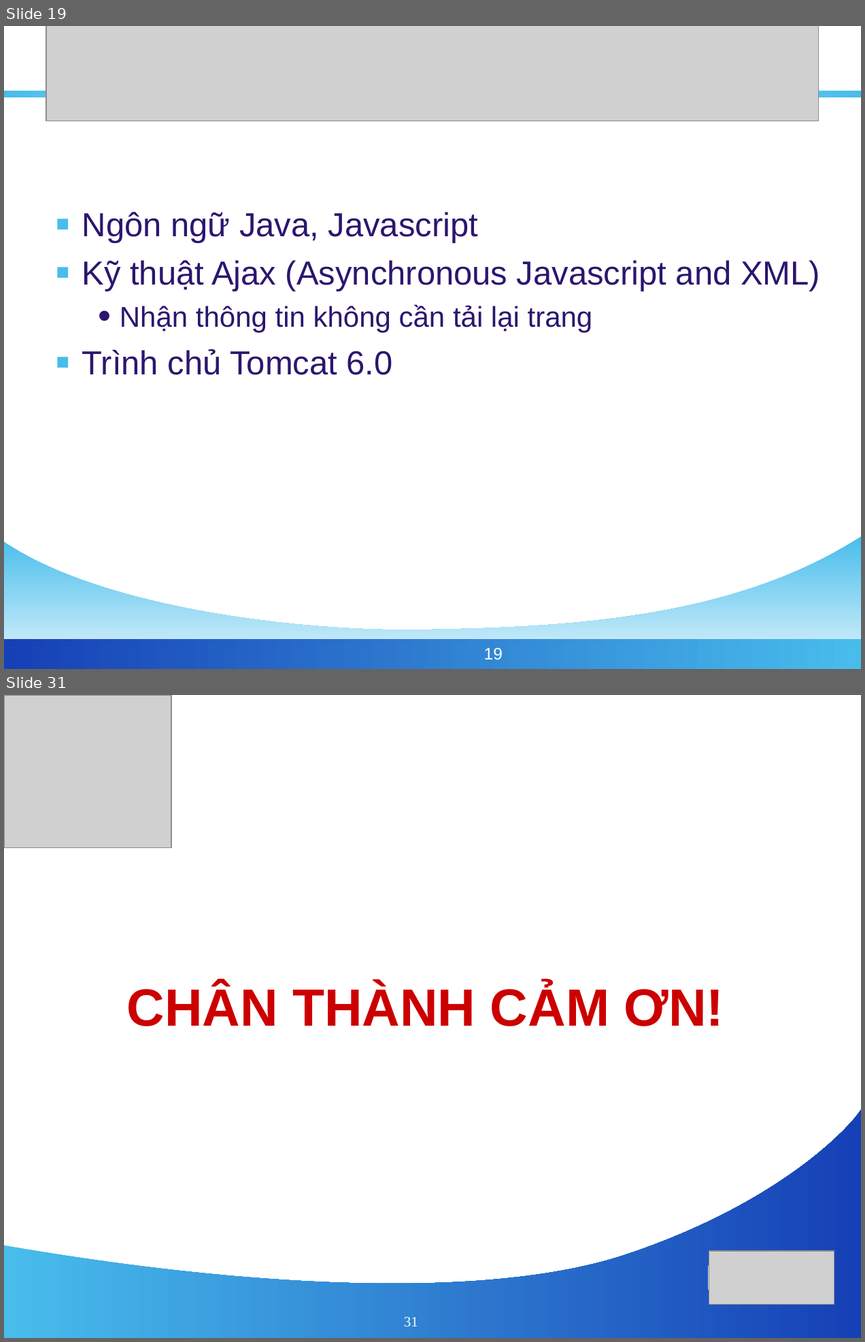
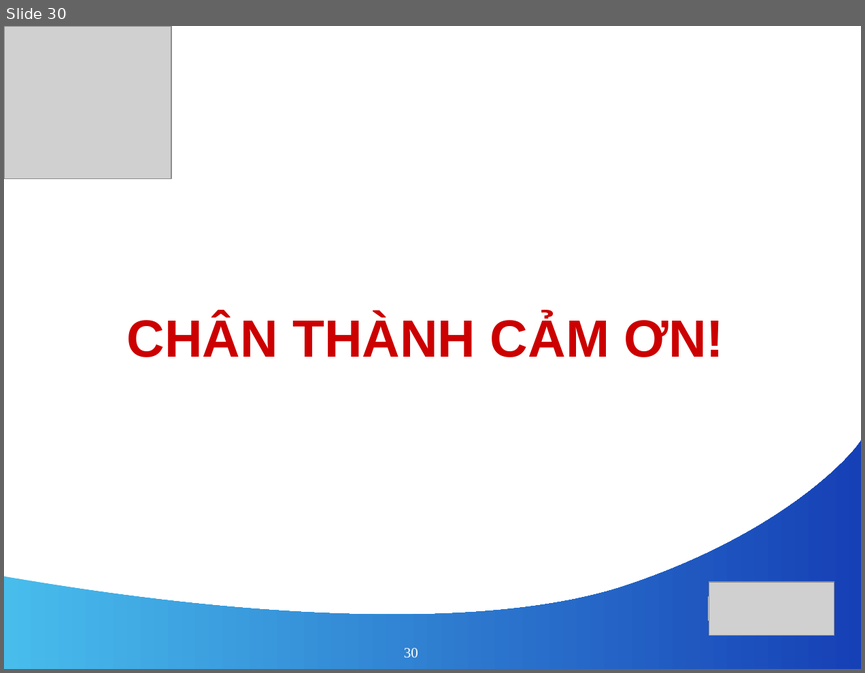
Before and after one commit to phamngsinh/cantho-webgis, a slide deck: Document/Bao Cao/BaoCaoLuanVan3.ppt. Shown one above the other, each under a label of ours: slides 19 and 31 before the commit, slide 30 after it; the slides between them are not shown. The pictures are 865x1342 and 865x673 pixels, drawn with LibreOffice and Linux fonts; fonts in the diff are those of the drawing; grey boxes stand for pictures; background and template pictures are left out. Boxes give left, top, right and bottom in pixels: in the first picture for what was removed or moved away, otherwise in the second. Text is boxed around its words. In the diff, an @@ line names an element or a change of style, - is before the commit and + after.

```diff
--- a/Document/Bao Cao/BaoCaoLuanVan3.ppt
+++ b/Document/Bao Cao/BaoCaoLuanVan3.ppt
@@ slide 19 removed at <box>4,26,861,669</box>, background #FFFFFF @@
@@ picture removed at <box>46,26,818,121</box> @@
@@ rectangle removed at <box>4,91,861,98</box> @@
@@ text removed at <box>82,212,820,375</box> @@
-  ▪ Ngôn ngữ Java, Javascript
-  ▪ Kỹ thuật Ajax (Asynchronous Javascript and XML)
-    • Nhận thông tin không cần tải lại trang
-  ▪ Trình chủ Tomcat 6.0
@@ freeform shape removed at <box>4,536,861,669</box> @@
@@ rectangle removed at <box>4,639,861,669</box> @@
@@ page number removed at <box>484,648,502,660</box> @@
-19
@@ what was slide 31 is now slide 30 @@
@@ page number at <box>404,648,418,657</box>: text changed @@
-31
+30
```
Also in this commit, not shown: 29 slides changed.
